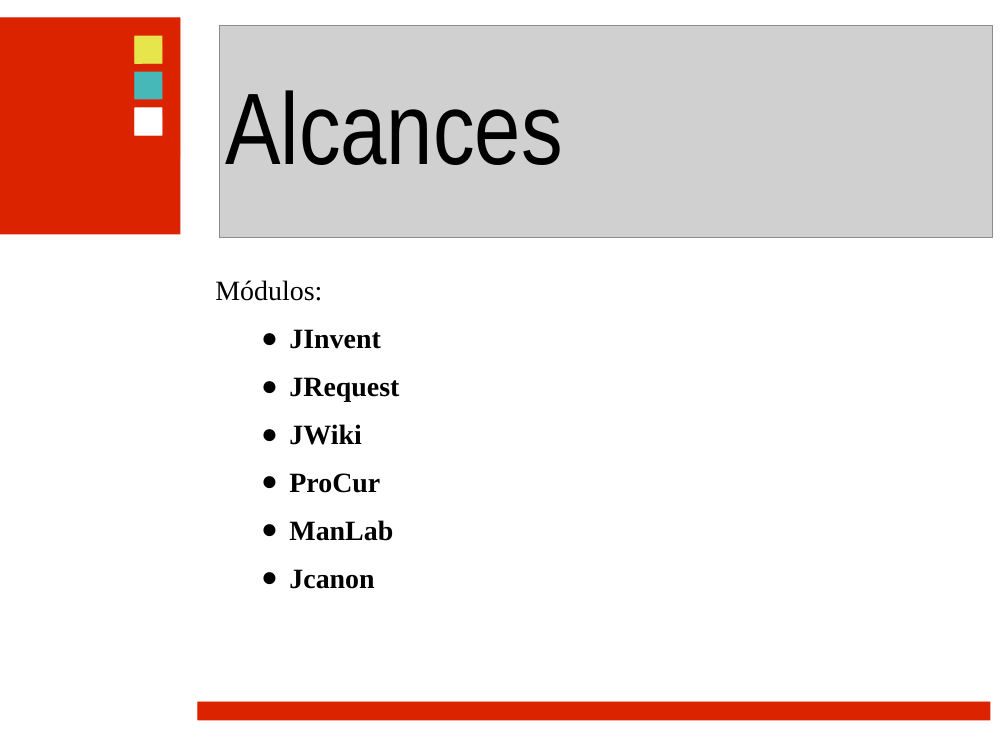
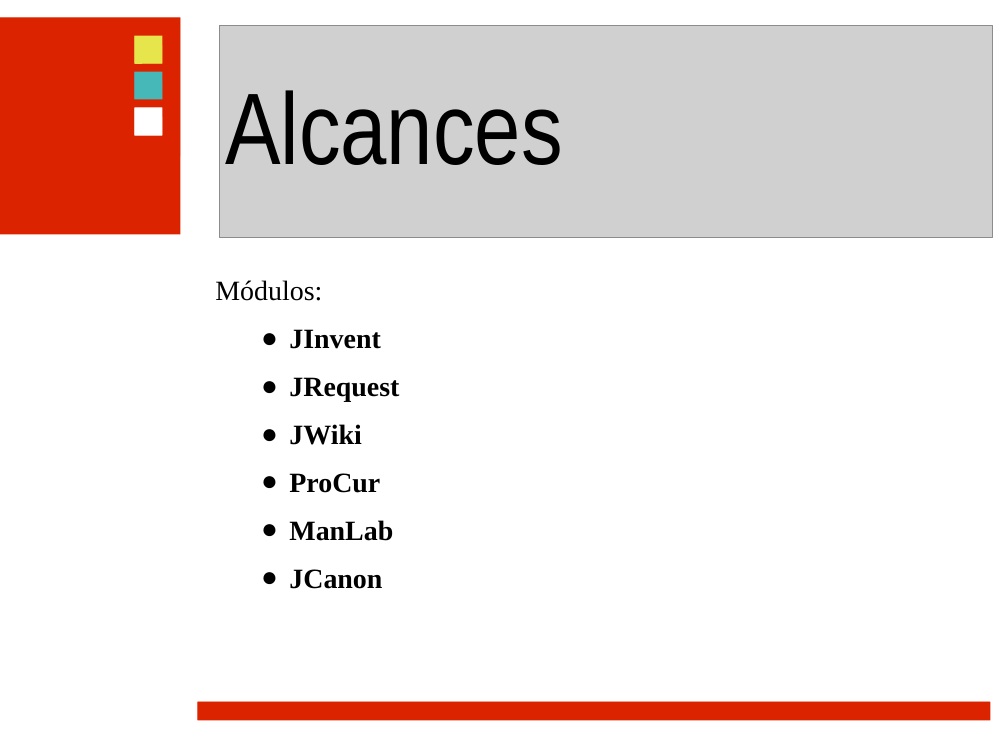
Before and after one commit to ramayac/jhard, a slide deck: slide 11 of presentaciones/primera defensa/jhard.ppt. Drawn at 1008x756 pixels with LibreOffice and Linux fonts; fonts in the diff are those of the drawing; grey boxes stand for pictures; background and template pictures are left out. Boxes give left, top, right and bottom in pixels: in the first picture for what was removed or moved away, otherwise in the second. Text is boxed around its words. In the diff, an @@ line names an element or a change of style, - is before the commit and + after.

```diff
--- a/presentaciones/primera defensa/jhard.ppt
+++ b/presentaciones/primera defensa/jhard.ppt
@@ text at (x1=289, y1=569, x2=382, y2=589): text changed @@
-  ● Jcanon
+  ● JCanon
```
Also in this commit, not shown: 3 other slides changed, 1 slide removed.
